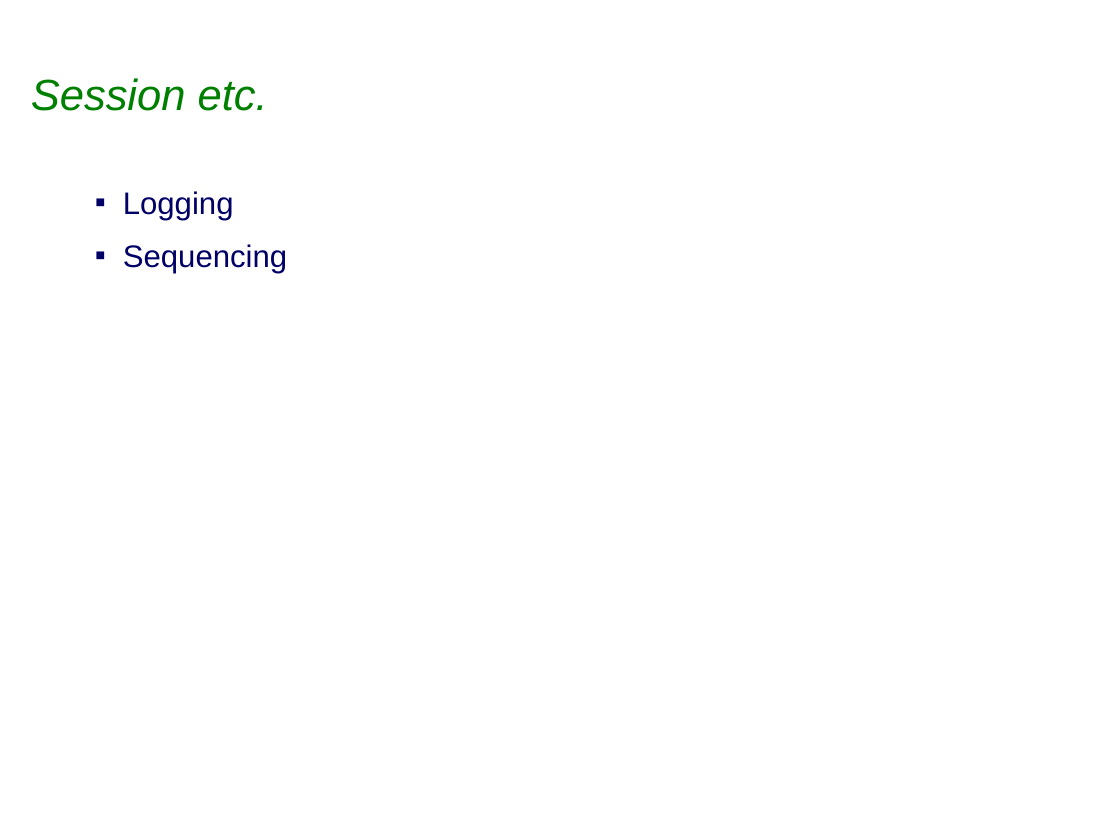
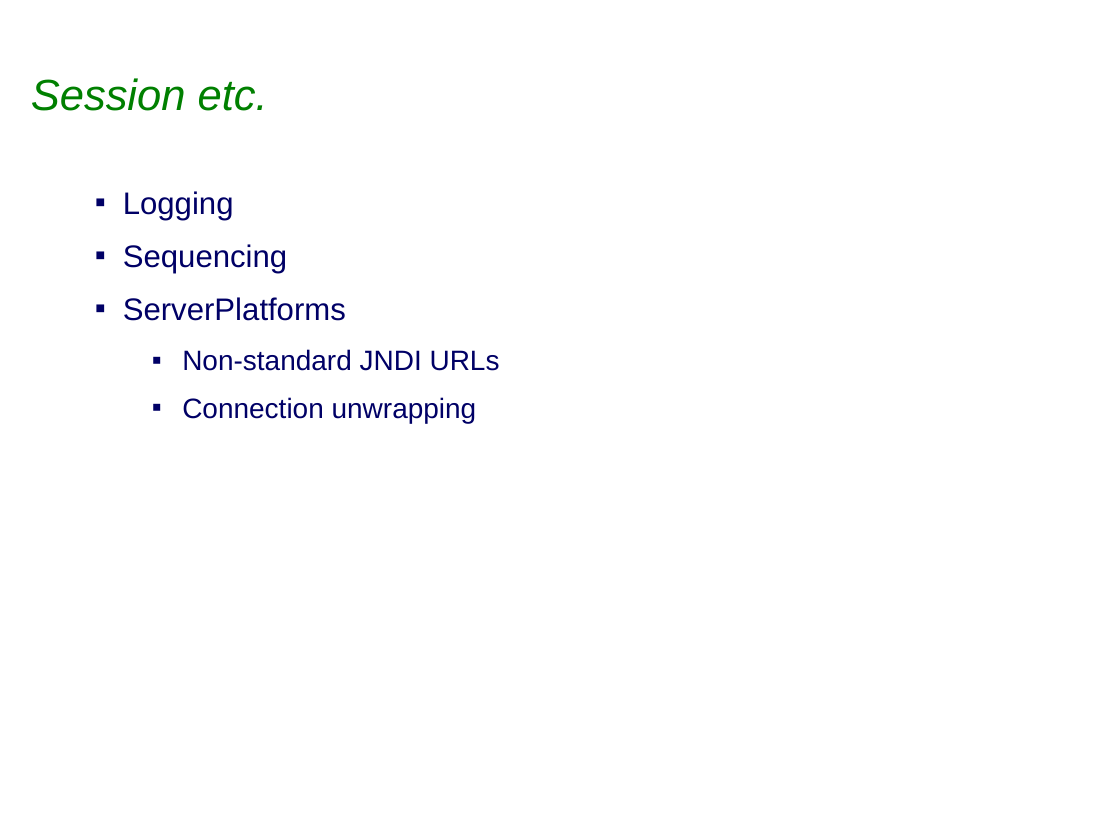
Before and after one commit to sabineheider/incubator, a slide deck: slide 6 of summit-2010/Architecture-orm.ppt (slide 7 before the commit). Drawn at 1120x840 pixels with LibreOffice and Linux fonts; fonts in the diff are those of the drawing; background and template pictures are left out. Boxes give left, top, right and bottom in pixels: in the first picture for what was removed or moved away, otherwise in the second. Text is boxed around its words. In the diff, an @@ line names an element or a change of style, - is before the commit and + after.

```diff
--- a/summit-2010/Architecture-orm.ppt
+++ b/summit-2010/Architecture-orm.ppt
@@ text at (123,297,500,423): paragraphs added @@
+▪ ServerPlatforms
+  ▪ Non-standard JNDI URLs
+  ▪ Connection unwrapping
```
Also in this commit, not shown: 3 other slides changed.
